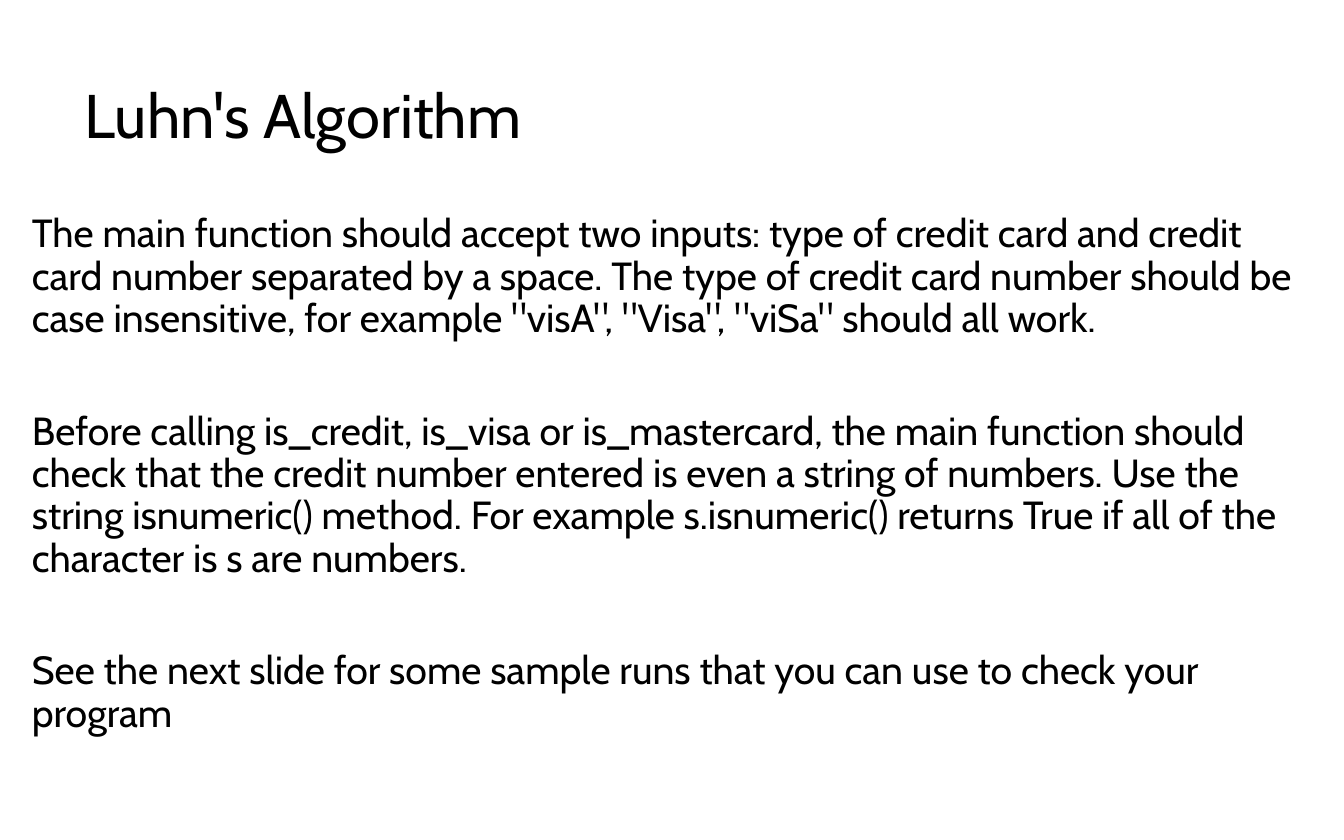
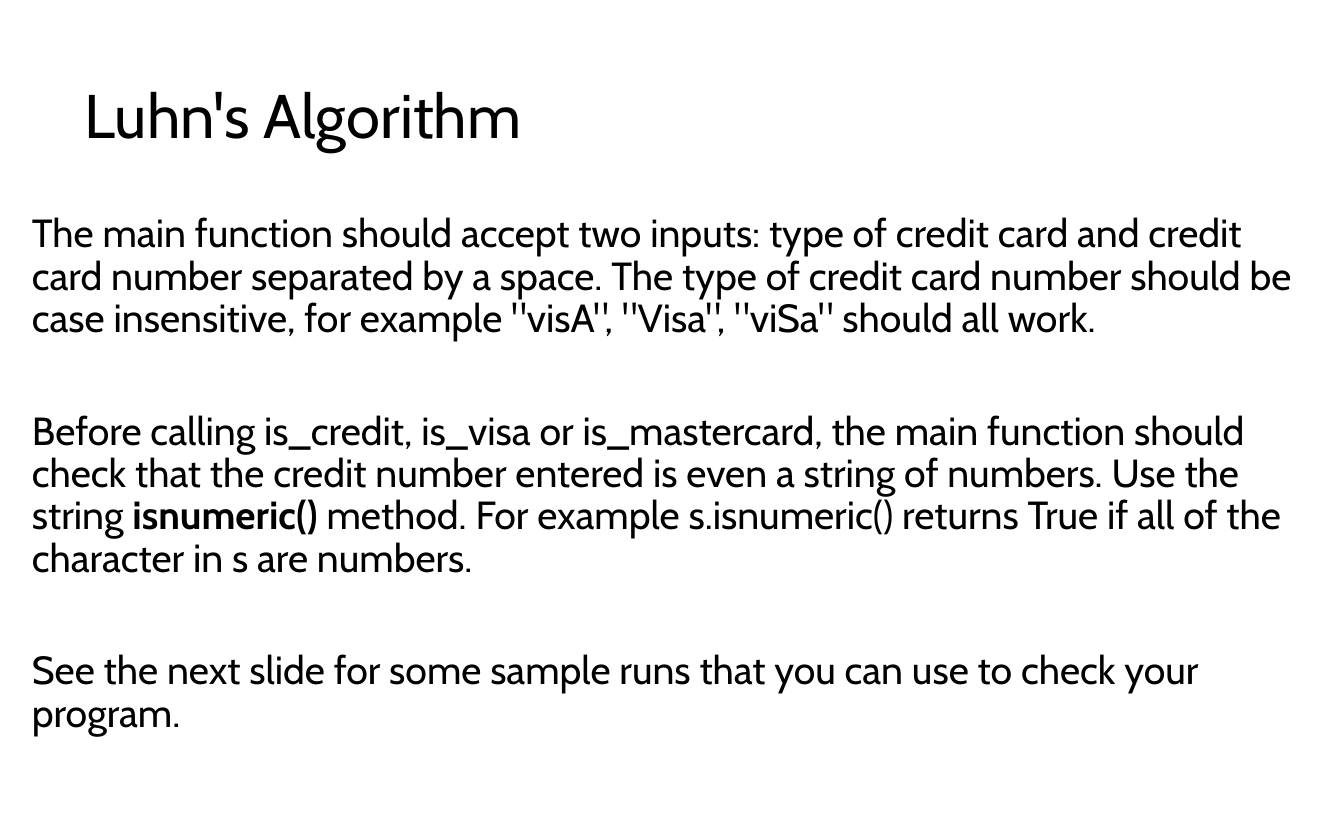
Before and after one commit to LongBaoNguyen/longbaonguyen.github.io, a slide deck: slide 11 of courses/apcsp/luhn.pptx. Drawn at 1344x840 pixels with LibreOffice and Linux fonts; fonts in the diff are those of the drawing. Boxes give left, top, right and bottom in pixels: in the first picture for what was removed or moved away, otherwise in the second. Text is boxed around its words. In the diff, an @@ line names an element or a change of style, - is before the commit and + after.

Commit message:
luhn

```diff
--- a/courses/apcsp/luhn.pptx
+++ b/courses/apcsp/luhn.pptx
@@ text at [32,415,1281,736]: text changed @@
-Before calling is_credit, is_visa or is_mastercard, the main function should check that the credit number entered is even a string of numbers. Use the string isnumeric() method. For example s.isnumeric() returns True if all of the character is s are numbers.
-See the next slide for some sample runs that you can use to check your program
+Before calling is_credit, is_visa or is_mastercard, the main function should check that the credit number entered is even a string of numbers. Use the string isnumeric() method. For example s.isnumeric() returns True if all of the character in s are numbers.
+See the next slide for some sample runs that you can use to check your program.
```
Also in this commit, not shown: 1 other file.
